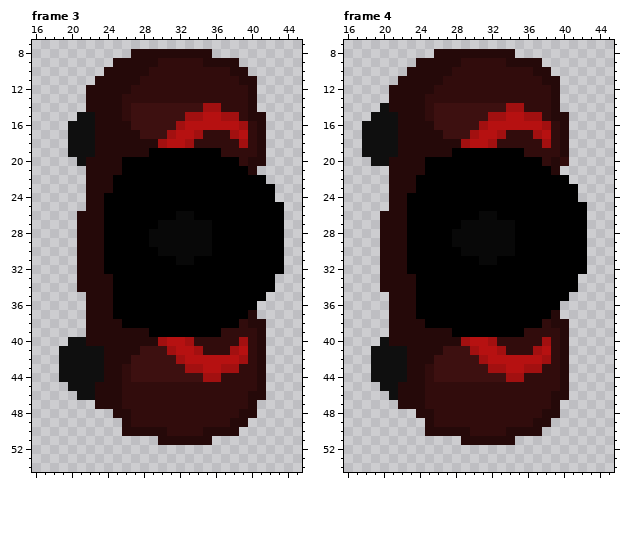
Two versions of one pixel-art file, Test Concepts and Sprites/Mobs/sprite_Main.ase. That is the earlier state.
64x64 pixels, 5 frames. Colours within 5 levels of each other are drawn and written as one. Shown: frame 3: x 16..45, y 7..54; frame 4: x 16..45, y 7..54. The commit also changed other frames, which this record leaves out.
Once edited:
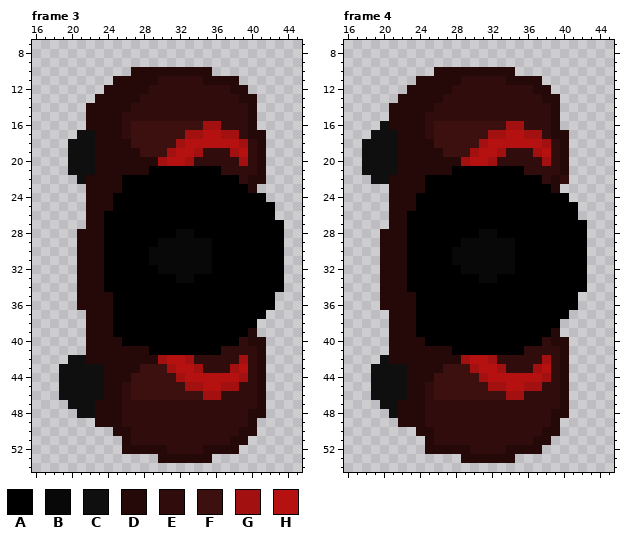
Palette (. is transparent): A #000000  B #080808  C #0f0f0f  D #250909  E #310c0c  F #3d1010  G #a21010  H #b61111
Diff:
Changed rows in their new state; - is an unchanged pixel.
Frame 3:
first column x 19:
 8 --------.........--------
 9 ------..............-----
10 -----...--DDDDDDD....----
11 ----..---DD-----DDDD..---
12 ---..---DD---------DD.---
13 ---.---DD-----------D----
14 -------DEEEEEEEEEE-------
15 --.D----EEEEEEEEEEEE--.--
16 -..D---E-----FFFGGEEED.--
17 -.-----EF---FFG-HHG-ED---
18 --------FFFFFGHHHHHH-----
19 ---------FFFGHHGEE-GH----
20 -C-C---DDDDGHHGEEEEEGE---
21 -CCC---DDD--------EEEED--
22 --C---D-------------EDD--
23 ------D--------------D..-
24 -----D-----------------.-
25 -----D------------------.
26 --.----------AA---------.
27 --.--------AAAAAA--------
28 ----------AAA--AA--------
29 ----------A--------------
30 ----------B--------------
31 ----------BBB--BB--------
32 -----------BBBBBB--------
33 -----A-------BB---------A
34 -----A------------------A
35 --D--------------------A-
36 --D-------------------AA-
37 ---------------------AA--
38 ------A-------------AA.--
39 ------AAAA--------AAAD.--
40 -..----AAAAAAAAAAAAAED---
41 ...DD----DAAAAAAAA-EE----
42 .--DD---DDDGHHGEEEEE-----
43 -------DD---GHH-EEE-H----
44 -------D-----GHHHHHHG----
45 C---C---FFFFFFGGHHGG-----
46 CC--C---FFFFFFFFGG---E---
47 -CCC-----------------ED--
48 --CCDD-E------------E-D--
49 ----DDDE-----------EED---
50 ------D-EEEE----EEEEDD---
51 -------DEEEEEEEEEEEDD----
52 -------DDDDDEEEEDDDD-----
53 -----------DDDDDD--------
Frame 4:
first column x 18:
 8 --------.........--------
 9 ------..............-----
10 -----...--DDDDDDD....----
11 ----..---DD-----DDDD..---
12 ---..---DD---------DD.---
13 ---.---DD-----------D----
14 --.----DEEEEEEEEEE-------
15 -..D----EEEEEEEEEEEE--.--
16 ..-D---E-----FFFGGEEED.--
17 .------EF---FFG-HHG-ED---
18 --------FFFFFGHHHHHH-----
19 ---------FFFGHHGEE-GH----
20 C--C---DDDDGHHGEEEEEGED--
21 CCCC---DDD--------EEEED--
22 -CC---D-------------EDE--
23 ------D--------------D..-
24 -----D-----------------.-
25 -----D------------------.
26 --.----------AA---------.
27 --.--------AAAAAA--------
28 ----------AAA--AA--------
29 ----------A--------------
30 ----------B--------------
31 ----------BBB--BB--------
32 -----------BBBBBB--------
33 -----A-------BB---------A
34 -----A------------------A
35 --D--------------------A-
36 --D-------------------AA-
37 ---------------------AA--
38 ------A-------------AA.--
39 ------AAAA--------AAAD.--
40 --.----AAAAAAAAAAAAAED---
41 -..DD----DAAAAAAAA-EE----
42 -.-DD---DDDGHHGEEEEE-----
43 -------DD---GHH-EEE-H----
44 -------D-----GHHHHHHG----
45 -C--C---FFFFFFGGHHGG-----
46 -CC-C---FFFFFFFFGG---E---
47 --CC-----------------ED--
48 ---CDD-E------------E-D--
49 ----DDDE-----------EED---
50 ------D-EEEE----EEEEDD---
51 -------DEEEEEEEEEEEDD----
52 -------DDDDDEEEEDDDD-----
53 -----------DDDDDD--------
Pixel boxes of the changes (left, top, right, bottom) in both pictures:
changed: (59, 49, 284, 463)
changed: (362, 49, 587, 463)
